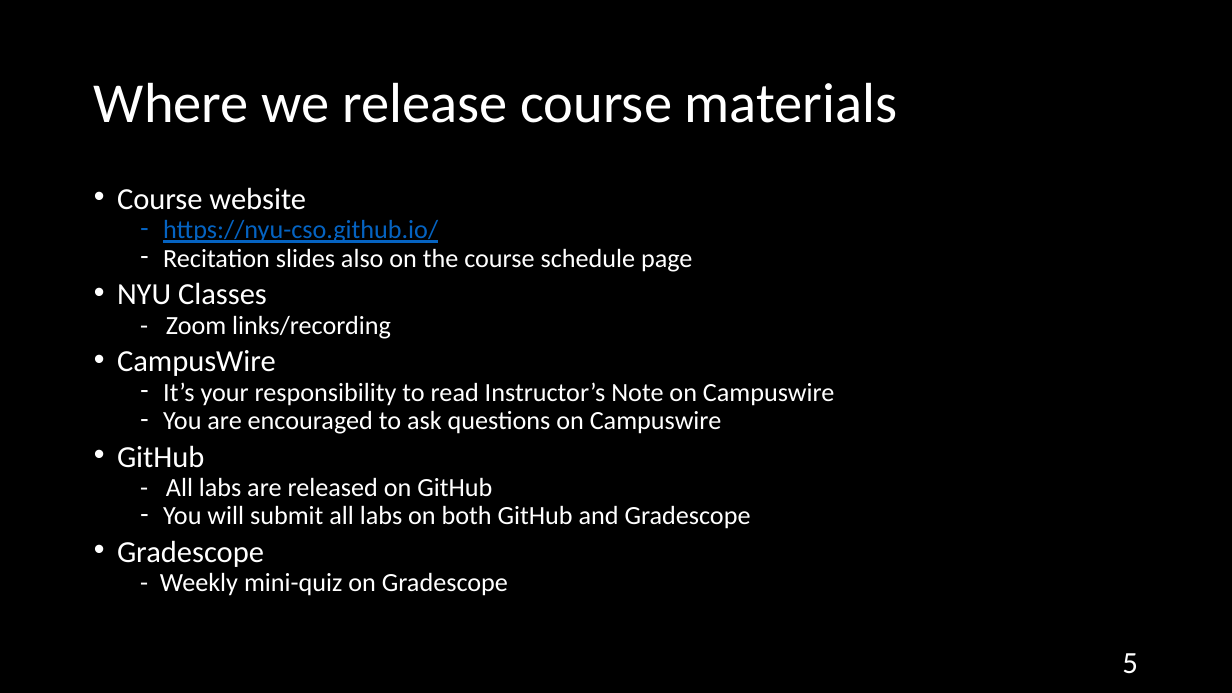
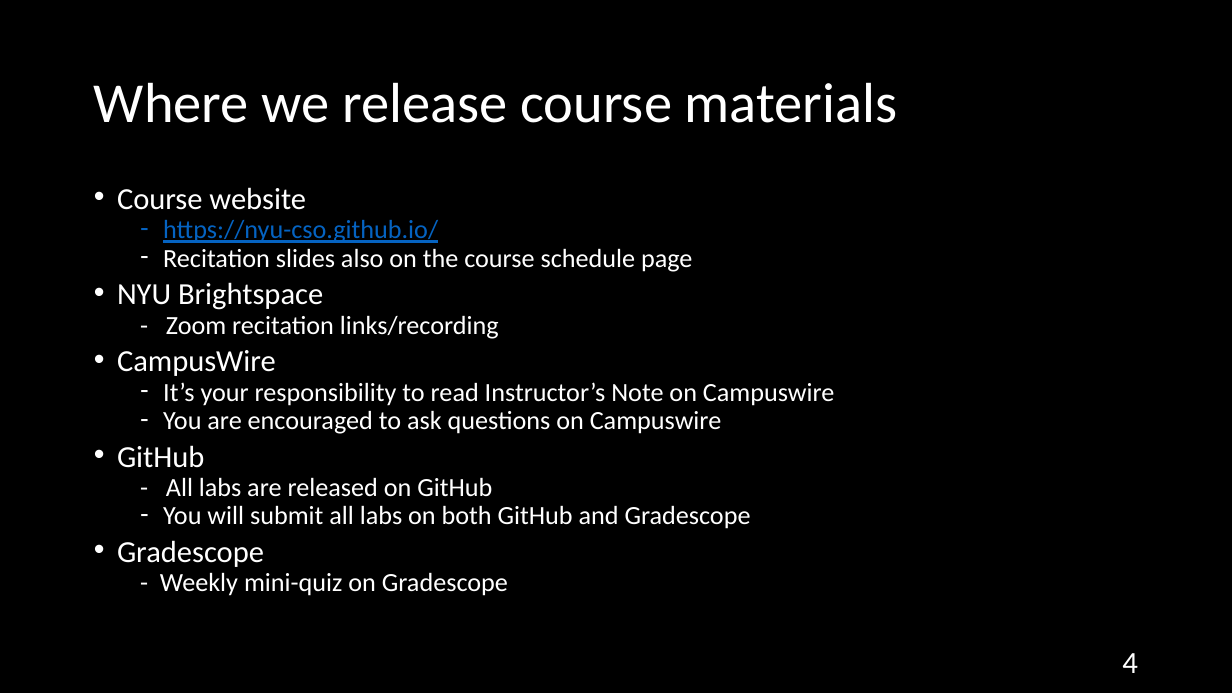
Before and after one commit to NYU-CSO/nyu-cso.github.io, a slide deck: slide 4 of rec-notes/r01.pptx (slide 5 before the commit). Drawn at 1232x693 pixels with LibreOffice and Linux fonts; fonts in the diff are those of the drawing. Boxes give left, top, right and bottom in pixels: in the first picture for what was removed or moved away, otherwise in the second. Text is boxed around its words. In the diff, an @@ line names an element or a change of style, - is before the commit and + after.

```diff
--- a/rec-notes/r01.pptx
+++ b/rec-notes/r01.pptx
@@ text at <box>117,282,499,339</box>: text changed @@
-• NYU Classes
-  - Zoom links/recording
+• NYU Brightspace
+  - Zoom recitation links/recording
@@ page number at <box>1122,653,1138,673</box>: text changed @@
-5
+4
```
Also in this commit, not shown: 8 other slides changed, 1 slide added, 3 slides removed, 1 other file.
